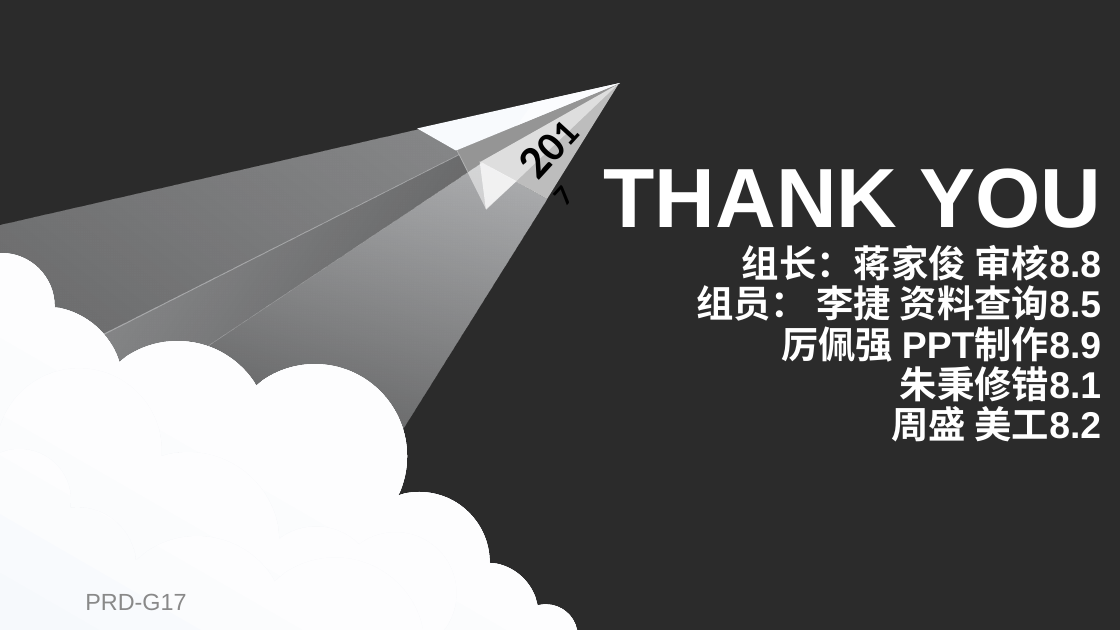
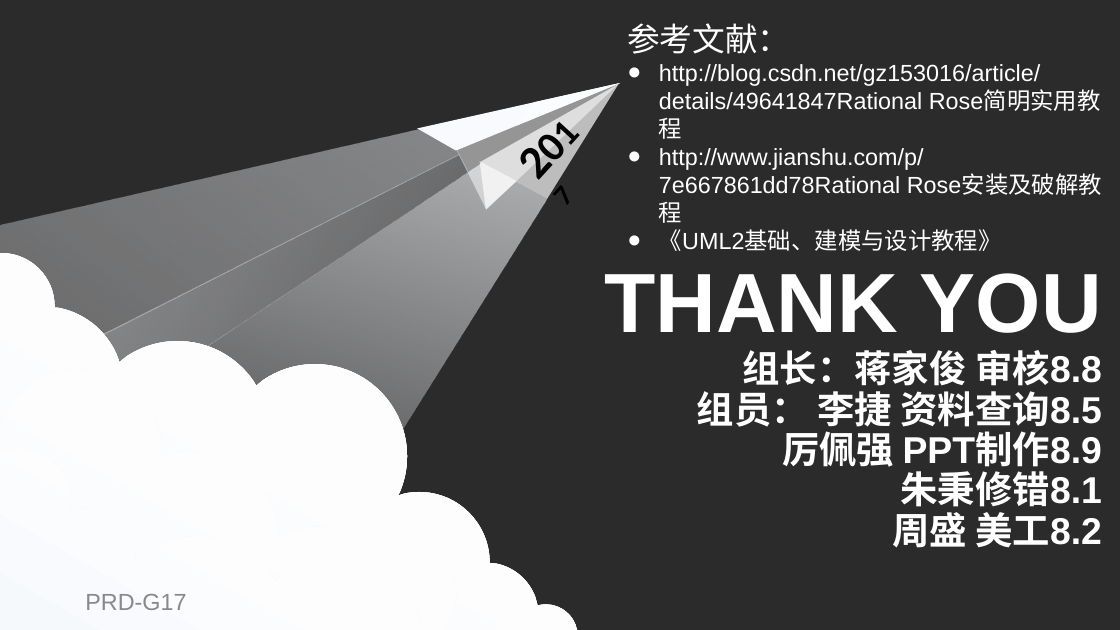
Before and after one commit to PRD-G17/PRD-G17-teamwork, a slide deck: slide 29 of 5UML答辩/Rational Rose 使用教程.pptx. Drawn at 1120x630 pixels with LibreOffice and Linux fonts; fonts in the diff are those of the drawing; background and template pictures are left out; a plain dark background stands for a picture behind light text. Boxes give left, top, right and bottom in pixels: in the first picture for what was removed or moved away, otherwise in the second. Text is boxed around its words. In the diff, an @@ line names an element or a change of style, - is before the commit and + after.

Commit message:
添加参考文献

```diff
--- a/5UML答辩/Rational Rose 使用教程.pptx
+++ b/5UML答辩/Rational Rose 使用教程.pptx
@@ text added at (627,23,1041,251), 20 pt, text #FFFFFF @@
+参考文献：
+● http://blog.csdn.net/gz153016/article/details/49641847Rational Rose简明实用教程
+● http://www.jianshu.com/p/7e667861dd78Rational Rose安装及破解教程
+● 《UML2基础、建模与设计教程》
@@ title "THANK YOU 组长：蒋家俊 审核8.8 组员： ...": place and size @@
-title "THANK YOU 组长：蒋家俊 审核8.8 组员： ..." at (604,168,1102,442)
+title "THANK YOU 组长：蒋家俊 审核8.8 组员： ..." at (604,273,1102,548)
```
Also in this commit, not shown: 3 other slides changed.
